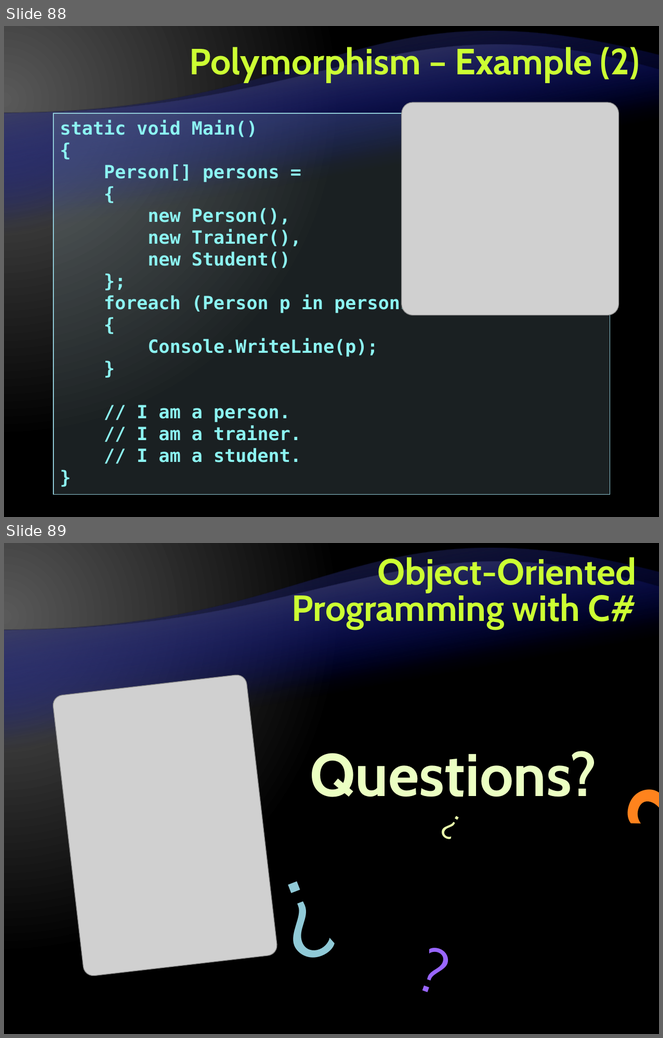
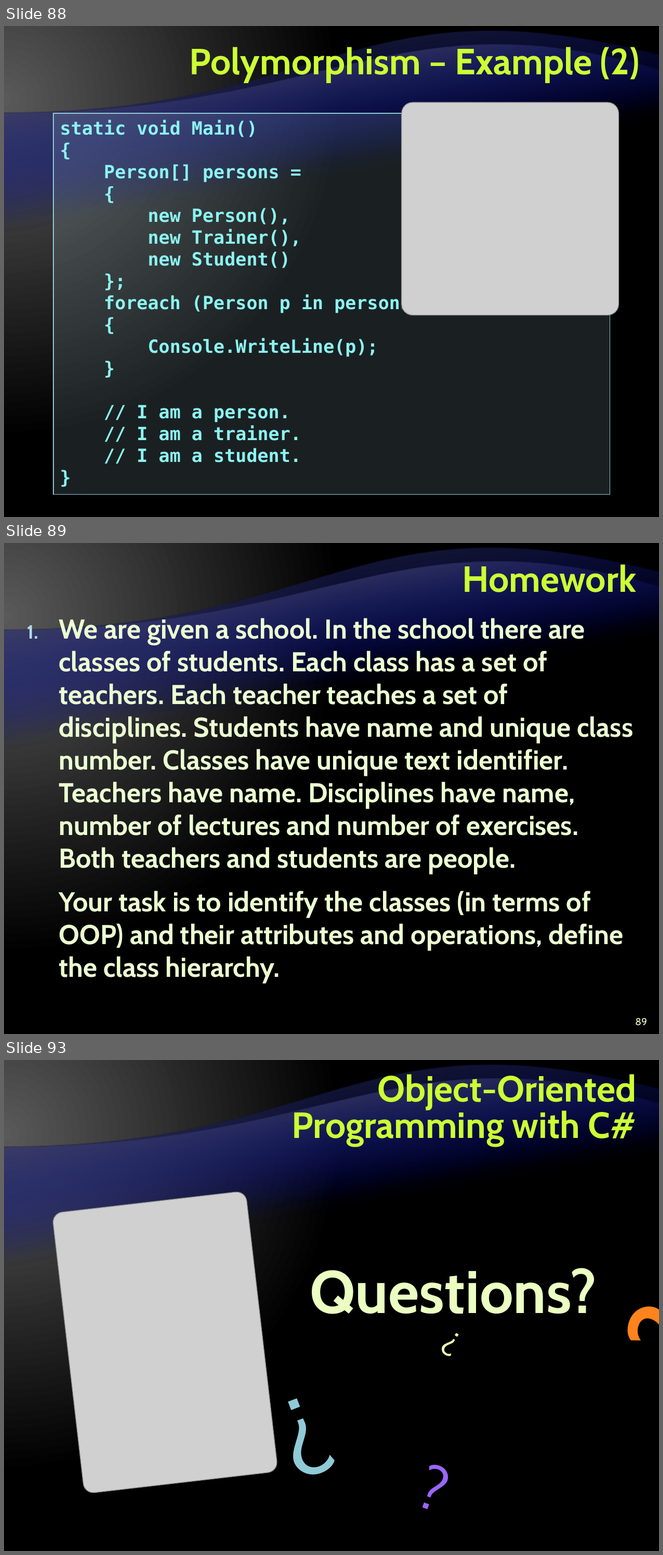
Before and after one commit to Lockheed01/aspnet-mvc-course, a slide deck: Lectures/4. Object-Oriented Programming with CSharp/Object-Oriented Programming with CSharp.pptx. Shown one above the other, each under a label of ours: slides 88 and 89 before the commit, slides 88, 89 and 93 after it; the slides between them are not shown. The pictures are 663x1038 and 663x1555 pixels, drawn with LibreOffice and Linux fonts; fonts in the diff are those of the drawing; grey boxes stand for pictures; background and template pictures are left out. Boxes give left, top, right and bottom in pixels: in the first picture for what was removed or moved away, otherwise in the second. Text is boxed around its words. In the diff, an @@ line names an element or a change of style, - is before the commit and + after.

```diff
--- a/Lectures/4. Object-Oriented Programming with CSharp/Object-Oriented Programming with CSharp.pptx
+++ b/Lectures/4. Object-Oriented Programming with CSharp/Object-Oriented Programming with CSharp.pptx
@@ slide 89 added at box(4, 543, 659, 1034), background gradient #595959 to #000000; not listed: 2 template elements that a slide beside it also shows @@
@@ title added at box(463, 561, 636, 592), 40 pt, text #CCFF33, bold @@
+Homework
@@ text added at box(59, 616, 633, 983), 30 pt, text #EBFFD2, bold @@
+1. We are given a school. In the school there are classes of students. Each class has a set of teachers. Each teacher teaches a set of disciplines. Students have name and unique class number. Classes have unique text identifier. Teachers have name. Disciplines have name, number of lectures and number of exercises. Both teachers and students are people.
+Your task is to identify the classes (in terms of OOP) and their attributes and operations, define the class hierarchy.
@@ page number added at box(635, 1018, 647, 1026), 11 pt, text #EBFFC2 @@
+89
@@ what was slide 89 is now slide 93 @@
```
Also in this commit, not shown: 3 other slides added.
